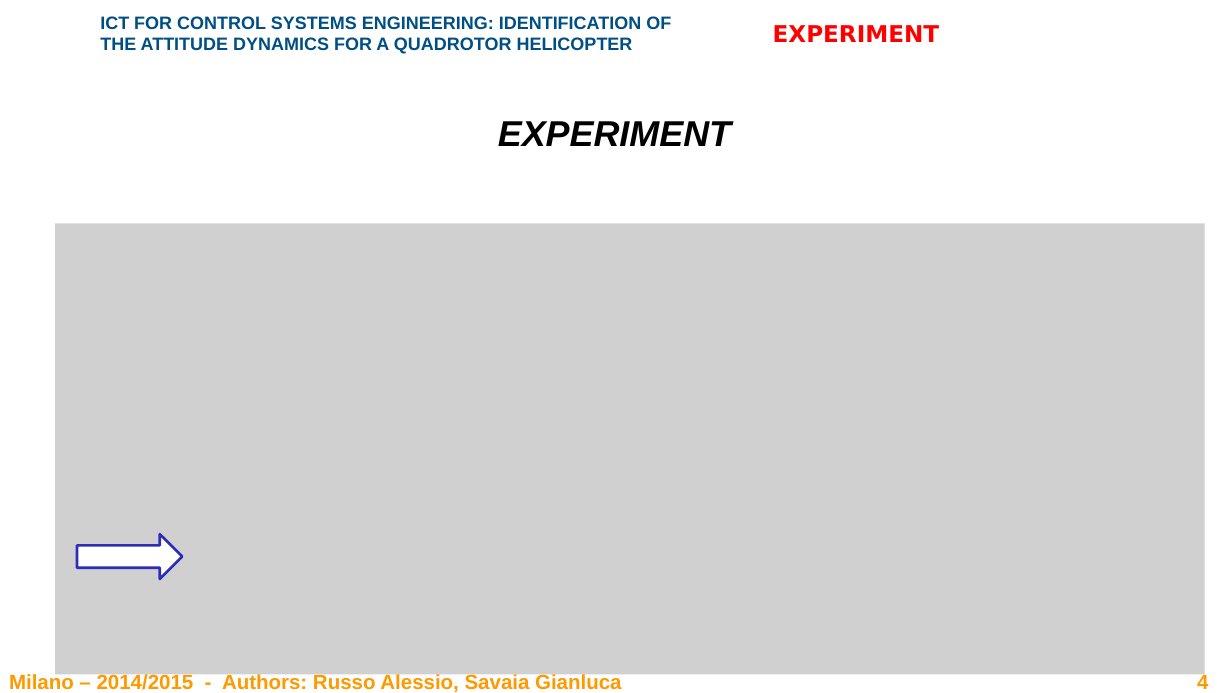
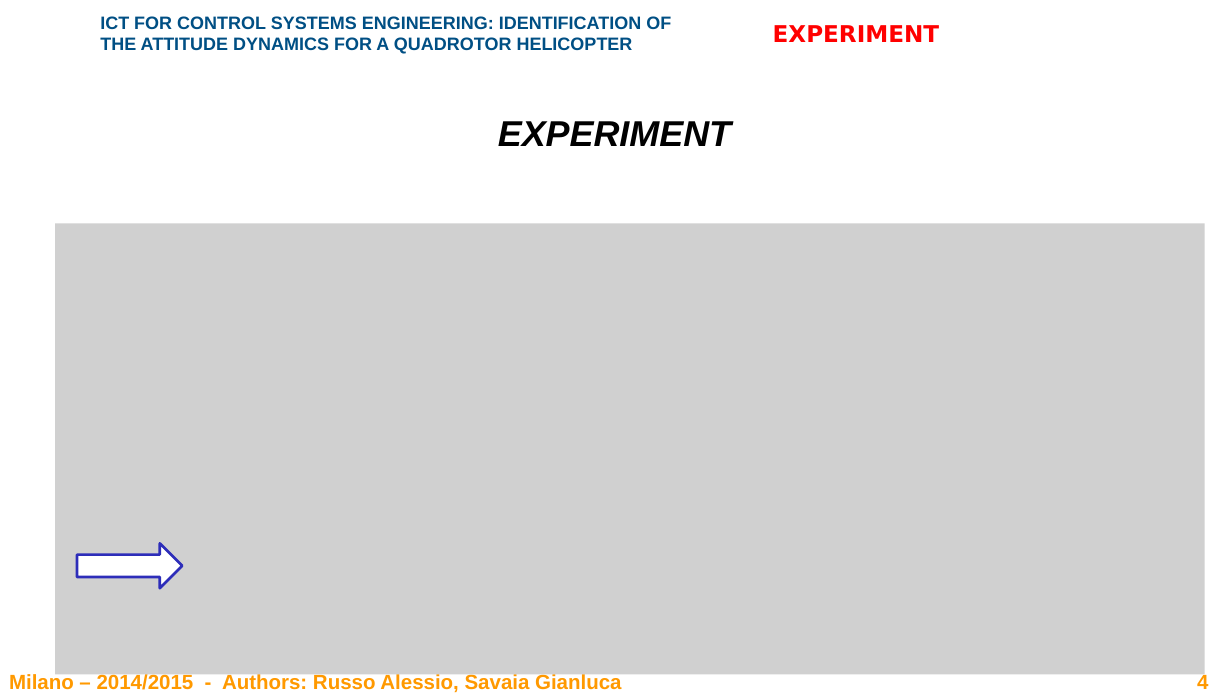
Before and after one commit to rssalessio/BlackBox-Quadrotor-Identification, a slide deck: slide 4 of report/Report.pptx. Drawn at 1232x693 pixels with LibreOffice and Linux fonts; fonts in the diff are those of the drawing; grey boxes stand for pictures; background and template pictures are left out. Boxes give left, top, right and bottom in pixels: in the first picture for what was removed or moved away, otherwise in the second. Text is boxed around its words. In the diff, an @@ line names an element or a change of style, - is before the commit and + after.

```diff
--- a/report/Report.pptx
+++ b/report/Report.pptx
@@ right arrow: place and size @@
-right arrow at [77,534,182,579]
+right arrow at [77,543,182,589]
```
Also in this commit, not shown: 1 other slide changed, 6 other files.
